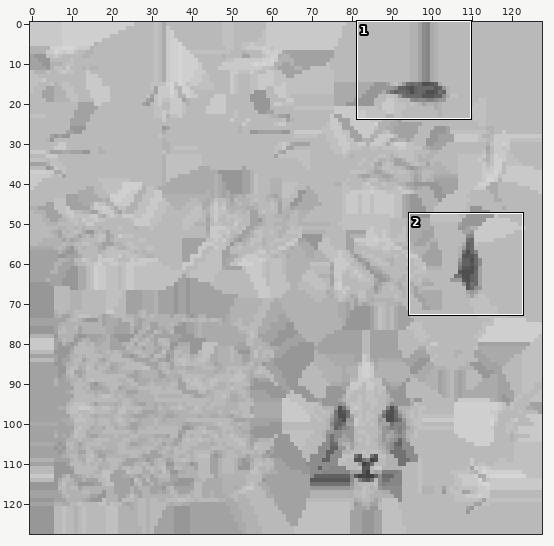
Sprite sheet, stored at models/fauna/hare/hare_rough.png. The picture above shows the old version from afar; the outline marks the close-up.
Close-up. First the earlier version:
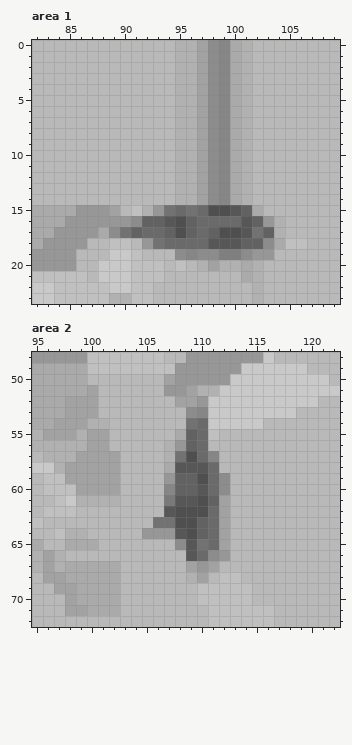
The file is 128x128 pixels. Colours within 5 levels of each other are drawn and written as one. Shown: area 1: x 82..109, y 0..23; area 2: x 95..122, y 48..72.
Now the later version:
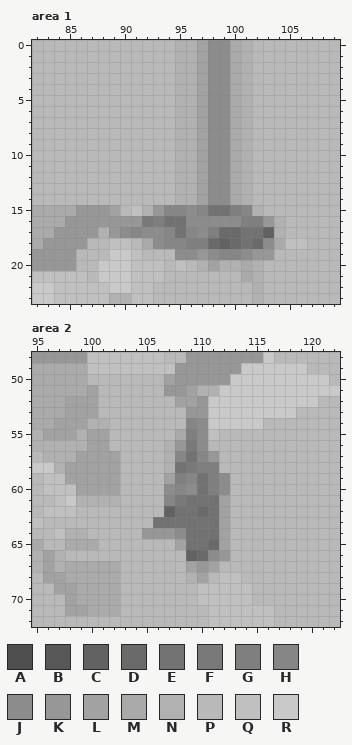
Palette (. is transparent): A #4f4f4f  B #575757  C #626262  D #6a6a6a  E #727272  F #797979  G #7f7f7f  H #868686  J #8c8c8c  K #979797  L #a2a2a2  M #aaaaaa  N #b1b1b1  P #b9b9b9  Q #c0c0c0  R #c9c9c9
Changes in this commit:
Area 1:
Colour B becomes colour C in row 18 at x 99.
Colour A becomes colour D in row 17 at x 99 to 100.
Colour B becomes colour D in row 18 at x 98 and 100.
Colour C becomes colour D in row 18 at x 102.
Colour A becomes colour E in row 15 at x 98 to 99; in rows 16 to 17 at x 95.
Colour B becomes colour E in row 16 at x 94; in row 17 at x 101.
Colour C becomes colour E in row 18 at x 101.
Colour C becomes colour F in row 16 at x 92.
Colour B becomes colour G in row 15 at x 100; in row 16 at x 101.
Colour C becomes colour G in row 16 at x 93 and 102; in row 17 at x 98.
Colour D becomes colour G in row 18 at x 96 to 97.
Colour C becomes colour H in row 15 at x 101; in row 17 at x 91, 94 and 96.
Colour D becomes colour H in row 15 at x 95 and 97; in row 18 at x 94 to 95.
Colour E becomes colour H in row 15 at x 94.
Colour G becomes colour H in row 19 at x 99 to 100.
Colour C becomes colour J in row 16 at x 96.
Colour D becomes colour J in row 16 at x 97 to 100; in row 17 at x 92 to 93 and 97.
Colour E becomes colour J in row 15 at x 96; in row 17 at x 90; in row 18 at x 93.
Colour H becomes colour J in rows 0 to 14 at x 99; in row 19 at x 96.
Colour J becomes colour K in row 16 at x 91; in row 17 at x 89; in row 19 at x 97.
Colour K becomes colour M in row 18 at x 92.
Colour M becomes colour N in row 15 at x 102; in row 17 at x 88.
Area 2:
Colour B becomes colour C in row 62 at x 107; in row 66 at x 109.
Colour A becomes colour D in row 62 at x 110.
Colour A becomes colour E in row 57 at x 109; in row 59 at x 110; in row 61 at x 110; in rows 62 to 63 at x 108 to 109; in row 64 at x 109.
Colour B becomes colour E in row 58 at x 108; in row 60 at x 110; in row 61 at x 109; in row 65 at x 109.
Colour C becomes colour E in row 61 at x 111; in rows 63 to 64 at x 110.
Colour D becomes colour E in rows 62 to 64 at x 111.
Colour B becomes colour F in row 58 at x 109; in row 61 at x 108.
Colour C becomes colour F in row 56 at x 109.
Colour B becomes colour G in row 58 at x 110.
Colour C becomes colour G in row 55 at x 109; in row 59 at x 108.
Colour D becomes colour G in rows 58 to 60 at x 111.
Colour C becomes colour H in row 59 at x 109; in row 60 at x 108.
Colour D becomes colour H in row 57 at x 110.
Colour E becomes colour H in row 54 at x 109; in row 57 at x 108.
Colour F becomes colour H in row 61 at x 107.
Colour B becomes colour J in row 64 at x 108.
Colour C becomes colour J in row 60 at x 109.
Colour D becomes colour J in rows 54 to 56 at x 110.
Colour H becomes colour J in row 60 at x 107.
Colour H becomes colour K in row 53 at x 110; in row 57 at x 111.
Colour J becomes colour K in row 53 at x 109.
Colour J becomes colour L in row 65 at x 108.
Colour K becomes colour L in row 59 at x 107.
Colour M becomes colour N in row 58 at x 107.
Where, in picture pixels (left, top, right, bottom), the same in both close-ups:
changed: (98, 40, 263, 260)
changed: (164, 407, 219, 561)
